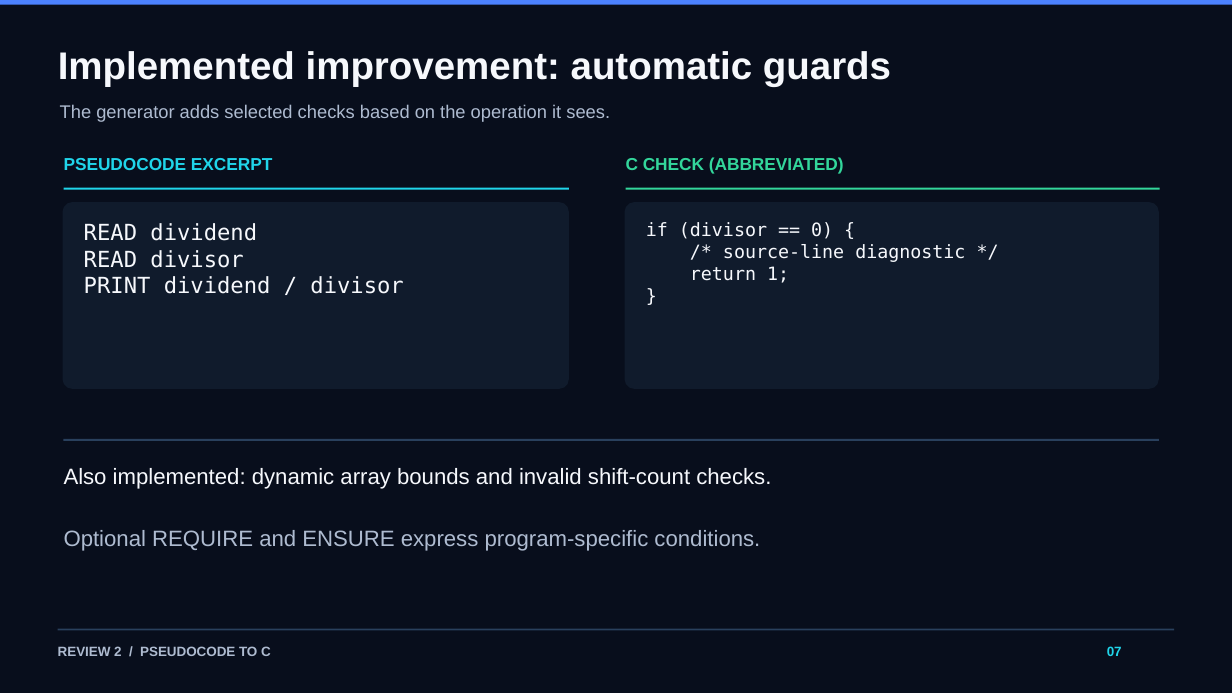
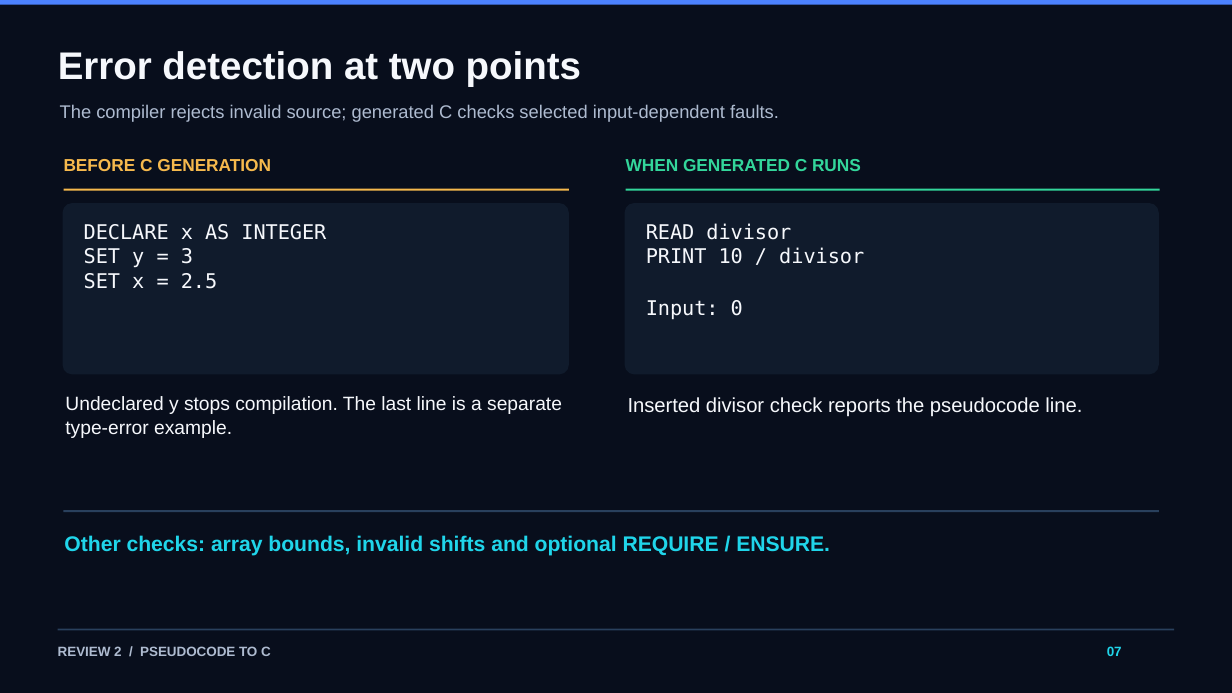
Before and after one commit to Sashwath-sash/pseudocode-to-c, a slide deck: slide 7 of docs/Pseudocode_to_C_Review2.pptx. Drawn at 1232x693 pixels with LibreOffice and Linux fonts; fonts in the diff are those of the drawing. Boxes give left, top, right and bottom in pixels: in the first picture for what was removed or moved away, otherwise in the second. Text is boxed around its words. In the diff, an @@ line names an element or a change of style, - is before the commit and + after.

```diff
--- a/docs/Pseudocode_to_C_Review2.pptx
+++ b/docs/Pseudocode_to_C_Review2.pptx
@@ text at (58,51,581,87): text changed @@
-Implemented improvement: automatic guards
+Error detection at two points
@@ text at (60,104,779,122): text changed @@
-The generator adds selected checks based on the operation it sees.
+The compiler rejects invalid source; generated C checks selected input-dependent faults.
@@ text at (64,159,271,171): text changed; text colour #20D5EA to #F6B94D @@
-PSEUDOCODE EXCERPT
+BEFORE C GENERATION
@@ text at (626,159,861,171): text changed @@
-C CHECK (ABBREVIATED)
+WHEN GENERATED C RUNS
@@ rounded rectangle: place and size @@
-rounded rectangle at (63,202,569,389)
+rounded rectangle at (63,203,569,374)
@@ rounded rectangle at (63,203,569,374): proportions changed @@
@@ rectangle at (64,189,569,190): fill #20D5EA to #F6B94D @@
@@ rounded rectangle at (625,203,1159,374): proportions changed @@
@@ rounded rectangle: place and size @@
-rounded rectangle at (625,202,1159,389)
+rounded rectangle at (625,203,1159,374)
@@ text at (84,224,326,289): text changed; size 17.2 to 15.8 pt @@
-READ dividend
-READ divisor
-PRINT dividend / divisor
+DECLARE x AS INTEGER
+SET y = 3
+SET x = 2.5
@@ text at (646,223,864,320): text changed; size 14.2 to 15.8 pt @@
-if (divisor == 0) {
-/* source-line diagnostic */
-return 1;
-}
+READ divisor
+PRINT 10 / divisor
+Input: 0
@@ text added at (65,396,562,438), 15 pt, text #F6F8FC @@
+Undeclared y stops compilation. The last line is a separate type-error example.
@@ text added at (628,397,1082,417), 15.8 pt, text #F6F8FC @@
+Inserted divisor check reports the pseudocode line.
@@ text removed at (64,468,771,489) @@
-Also implemented: dynamic array bounds and invalid shift-count checks.
@@ rectangle: place and size @@
-rectangle at (64,439,1159,441)
+rectangle at (64,510,1159,512)
@@ text at (64,535,830,556): text changed; size 17.2 to 16.5 pt; text colour #AEBBD0 to #20D5EA; bold on @@
-Optional REQUIRE and ENSURE express program-specific conditions.
+Other checks: array bounds, invalid shifts and optional REQUIRE / ENSURE.
```
Also in this commit, not shown: 2 other slides changed, 4 slides added, 4 slides removed.
